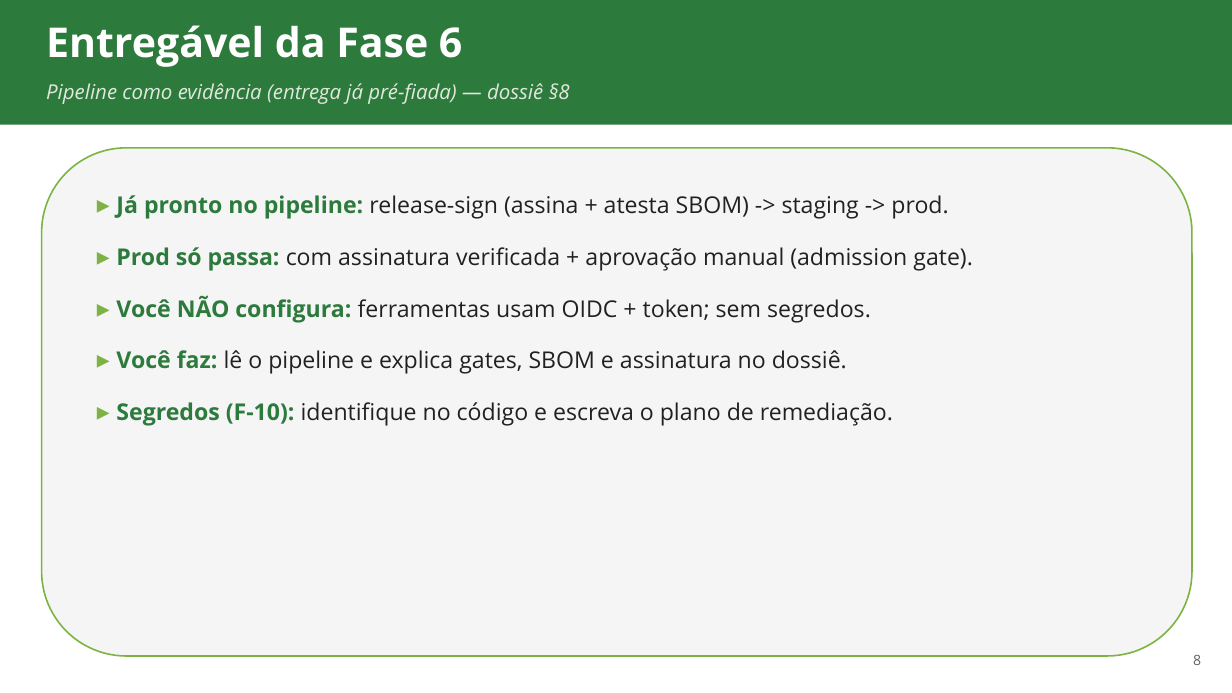
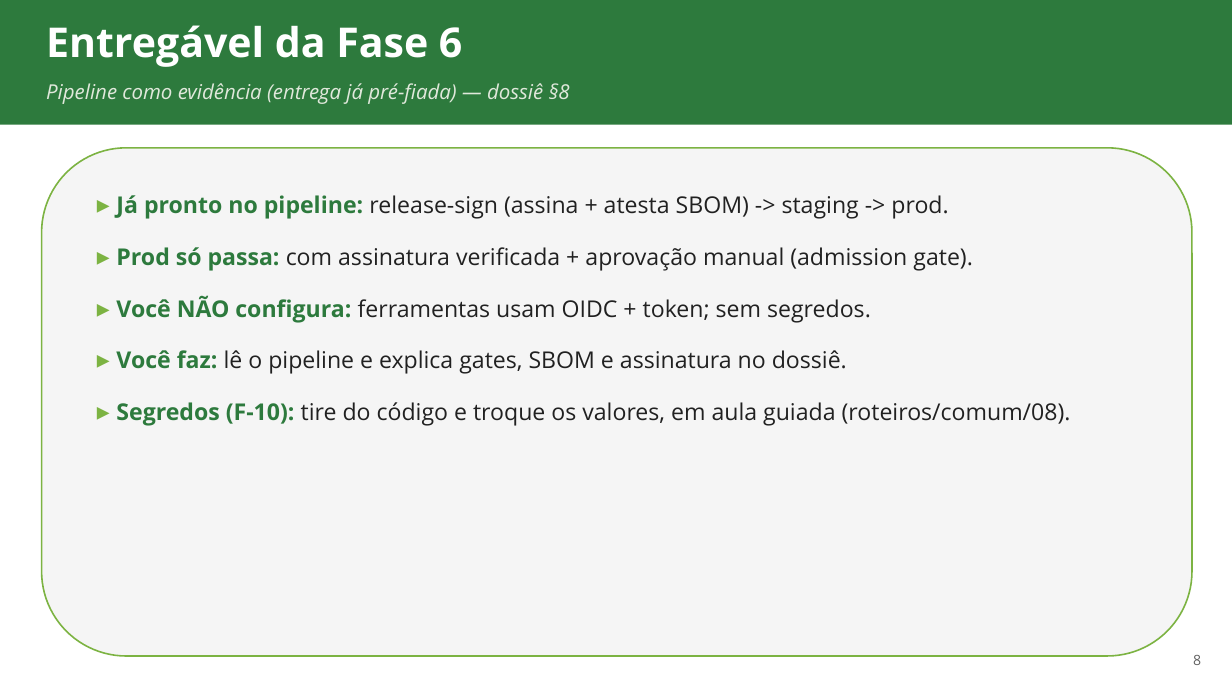
Before and after one commit to ads-sapucaia-ssc/SSC, a slide deck: slide 8 of aulas/aula-08-devsecops.pptx. Drawn at 1232x693 pixels with LibreOffice and Linux fonts; fonts in the diff are those of the drawing. Boxes give left, top, right and bottom in pixels: in the first picture for what was removed or moved away, otherwise in the second. Text is boxed around its words. In the diff, an @@ line names an element or a change of style, - is before the commit and + after.

```diff
--- a/aulas/aula-08-devsecops.pptx
+++ b/aulas/aula-08-devsecops.pptx
@@ text at (116, 402, 1071, 426): text changed @@
-▸ Segredos (F-10): identifique no código e escreva o plano de remediação.
+▸ Segredos (F-10): tire do código e troque os valores, em aula guiada (roteiros/comum/08).
```
